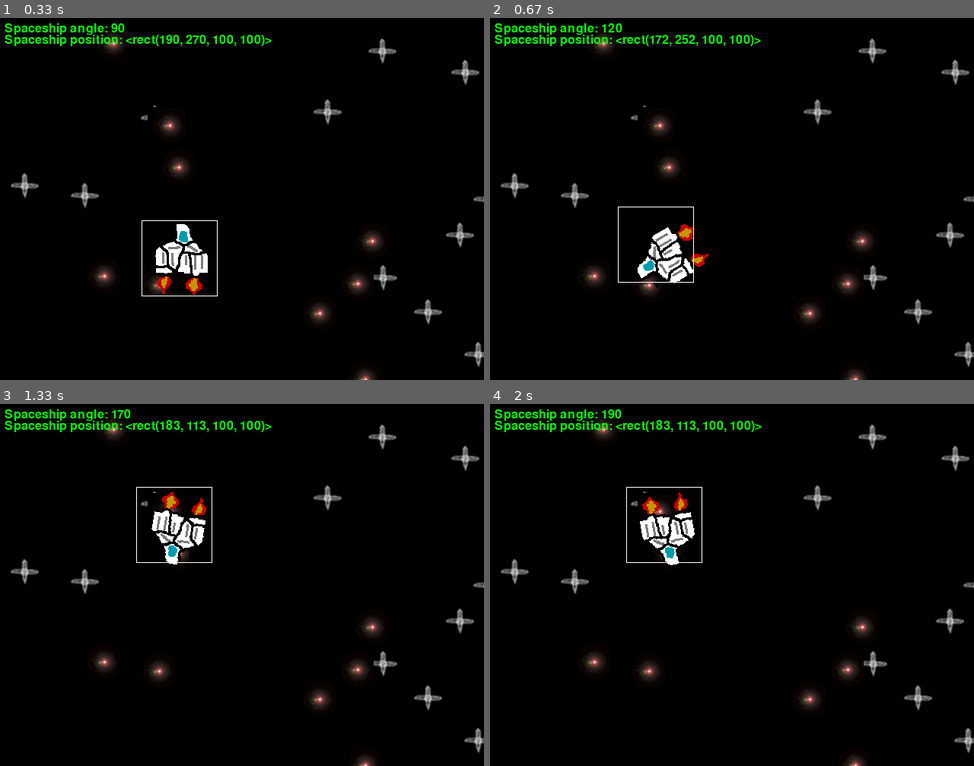
Above: before the commit, frames 1-4 (two rows, left to right).
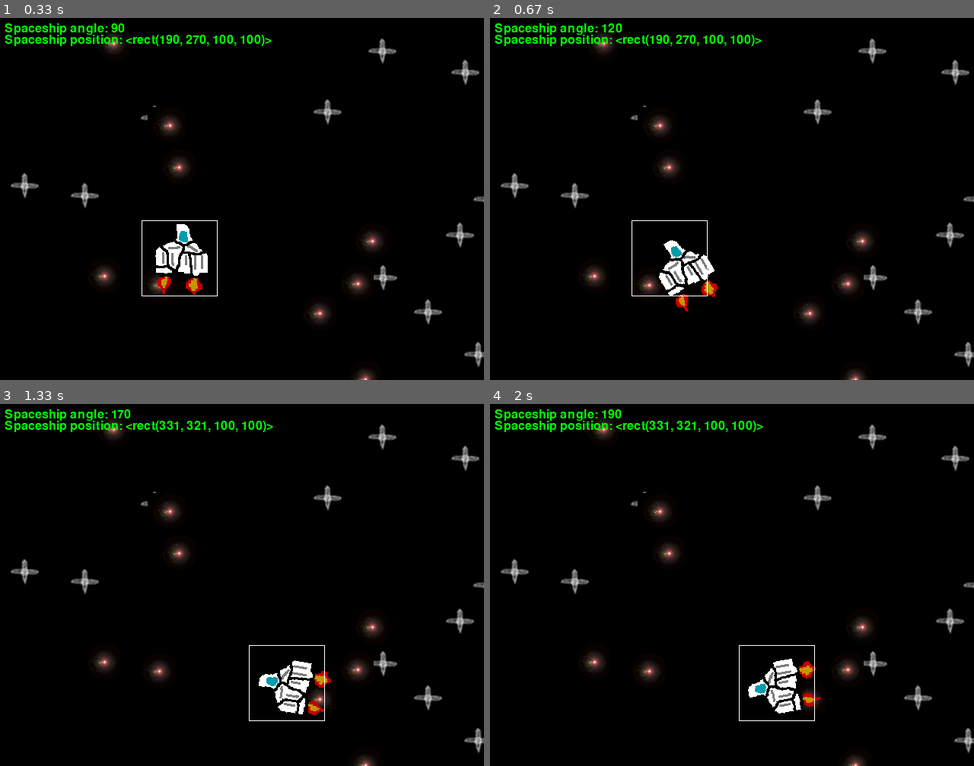
Above: after the commit, the same moments.

Repository: lndl/spaceship-battle
Game: pygame game, started from spaceship/game.py
The game is run twice, just before and just after one commit, with the same random seed, the same clock (stepped at 60 frames per second) and the same inputs. The source is Python 2; it was converted automatically to run under Python 3.
Inputs:
- Up to frame 1 (0.33 s): no input
- Up to frame 2 (0.67 s): hold Right from 0.33 s (still down)
- Up to frame 3 (1.33 s): release Right at 0.8 s; hold Up 0.83-1.13 s; hold Right from 1.17 s (still down)
- Up to frame 4 (2 s): release Right at 1.63 s; hold Left from 1.67 s (still down)

Frame 1 is identical in both runs. In frame 2, 1.9% of the frame differs, in the area x 26-57%, y 4-82%; in frame 3, 2.6%; in frame 4, 2.6%, in the area x 28-69%, y 4-88%.

Commit message:
Added vector operations and full navigation system. Several fixes

Diff:
--- a/spaceship/config.py
+++ b/spaceship/config.py
@@ -27,8 +27,8 @@
 
   configurations = dict()
 
-  configurations["resolution"] = (640, 480)
-  configurations["fullscreen"] = False
+  configurations["resolution"] = (640, 480) #(1024, 600)
+  configurations["fullscreen"] = False #True
 
   def __init__(self):
     pass
--- a/spaceship/ship.py
+++ b/spaceship/ship.py
@@ -23,6 +23,7 @@
 
 from config import ConfigManager
 from utils import *
+from vector import Vector2D
 
 WIDTH, HEIGHT = ConfigManager.get("resolution")
 
@@ -35,8 +36,10 @@
     pygame.sprite.Sprite.__init__(self)
     self.image = load_image("ship.png")
     self.rect = self.image.get_rect()
-    self.rect.centerx = HEIGHT / 2
-    self.rect.centery = WIDTH / 2
+    self.center = Vector2D.fromPoint((HEIGHT / 2, WIDTH / 2))
+    #self.rect.centerx = HEIGHT / 2
+    #self.rect.centery = WIDTH / 2
+    self.rect.center = self.center.toPoint()
     self.angle = 90
     self.__initImageCache()
 
@@ -47,27 +50,28 @@
     '''
     self.cachedImages = []
     for angle in range(0,360,10):
-      self.cachedImages += [pygame.transform.rotate(self.image, angle)]
+      self.cachedImages += \
+      [pygame.transform.rotate(self.image, (angle - 90))]
 
   def moveBackward(self):
-    # pass
-    self.rect.centery += 5
+    self.center += Vector2D(5,0).rotate(self.angle).invX()
+    self.rect.center = self.center.toPoint()
 
   def moveForward(self):
-    # pass
-    self.rect.centery -= 5
+    self.center -= Vector2D(5,0).rotate(self.angle).invX()
+    self.rect.center = self.center.toPoint()
 
   def __rotate(self, angle):
-    old_self_rect_center  = self.rect.center
-    old_image_rect_center = self.image.get_rect().center
-    #if __debug__:
-    #  try: rotated_image = self.cachedImages[angle / 10]
-    #  except IndexError: print "Angle crash: %d" % angle
-    rotated_image = self.cachedImages[angle / 10]
-    new_image_rect_center = rotated_image.get_rect().center
-    self.rect.center = (old_self_rect_center[0] + (old_image_rect_center[0] - new_image_rect_center[0]), old_self_rect_center[1] + (old_image_rect_center[1] - new_image_rect_center[1]))
+    oldRectCenter = self.rect.center
+    if __debug__:
+      try: rotatedImage = self.cachedImages[angle / 10]
+      except IndexError: print "Angle crash: %d" % angle
+      print "Ship rect: " + str(self.rect)
+    else:
+      rotatedImage = self.cachedImages[angle / 10]
+    newImageRectCenter = rotatedImage.get_rect().center
 
-    self.image = rotated_image
+    self.image = rotatedImage
 
   def rotateLeft(self):
     if self.angle < 360 - 10: self.angle += 10
--- /dev/null
+++ b/spaceship/vector.py
@@ -0,0 +1,97 @@
+#  vector.py
+#
+#  Copyright 2013 Lautaro <laudleon@gmail.com>
+#
+#  This program is free software; you can redistribute it and/or modify
+#  it under the terms of the GNU General Public License as published by
+#  the Free Software Foundation; either version 2 of the License, or
+#  (at your option) any later version.
+#
+#  This program is distributed in the hope that it will be useful,
+#  but WITHOUT ANY WARRANTY; without even the implied warranty of
+#  MERCHANTABILITY or FITNESS FOR A PARTICULAR PURPOSE.  See the
+#  GNU General Public License for more details.
+#
+#  You should have received a copy of the GNU General Public License
+#  along with this program; if not, write to the Free Software
+#  Foundation, Inc., 51 Franklin Street, Fifth Floor, Boston,
+#  MA 02110-1301, USA.
+#
+#
+
+import math
+
+class Vector2D:
+  '''
+  A 2D math vector to represental several geometrics and physics
+  concepts
+  '''
+
+  def __init__(self, x=0, y=0):
+    self.x = x
+    self.y = y
+
+  @classmethod
+  def fromPoint(clz, pointTuple):
+    return Vector2D(pointTuple[0], pointTuple[1])
+
+  def toPoint(self):
+    '''
+    Returns a built-in tuple representation of vector
+    '''
+    return (self.x, self.y)
+
+  def __add__(self, other):
+    '''
+    + operator
+    '''
+    return Vector2D(self.x + other.x, self.y + other.y)
+
+  def __sub__(self, other):
+    '''
+    - operator
+    '''
+    return Vector2D(self.x - other.x, self.y - other.y)
+
+  def __iadd__(self, other):
+    '''
+    += operator
+    '''
+    self.x += other.x
+    self.y += other.y
+    return self
+
+  def __isub__(self, other):
+    '''
+    -= operator
+    '''
+    self.x -= other.x
+    self.y -= other.y
+    return self
+
+  def magnitude(self):
+    '''
+    Length or magnitude
+    '''
+    return math.sqrt((self.x ** 2) + (self.y ** 2))
+
+  def rotate(self, angle):
+    '''
+    Returns a new rotated vector with certain angle
+    '''
+    radAngle = angle * math.pi / 180
+    rotX = math.cos(radAngle) * self.x - math.sin(radAngle) * self.y
+    rotY = math.sin(radAngle) * self.x + math.cos(radAngle) * self.y
+    return Vector2D(rotX, rotY)
+
+  def invX(self):
+    '''
+    Return a new vector with x coordinate inverted
+    '''
+    return Vector2D(-self.x, self.y)
+
+  def __str__(self):
+    '''
+    String representation
+    '''
+    return "Vector2D: " + "( " + str(self.x) + " , " + str(self.y) + " )"
